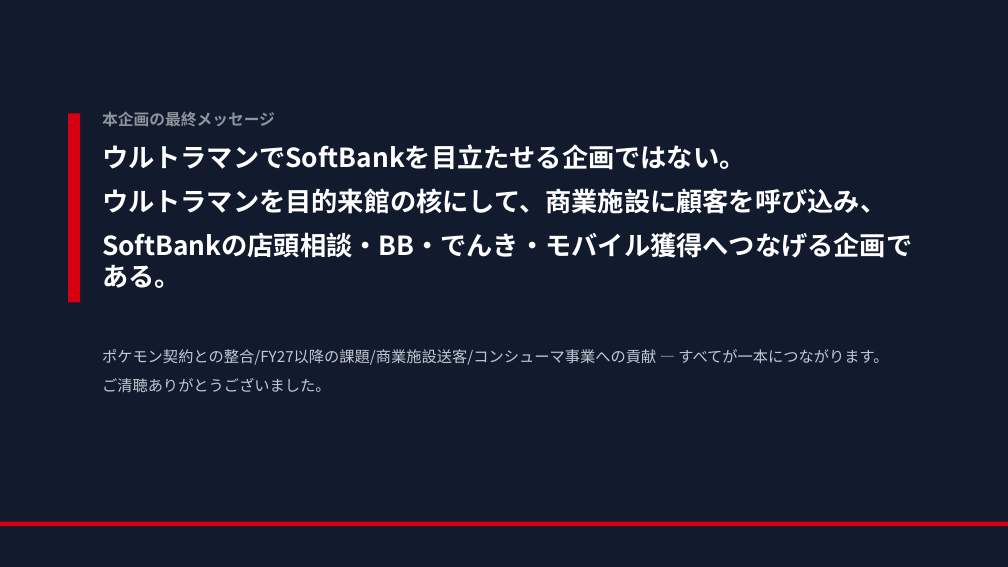
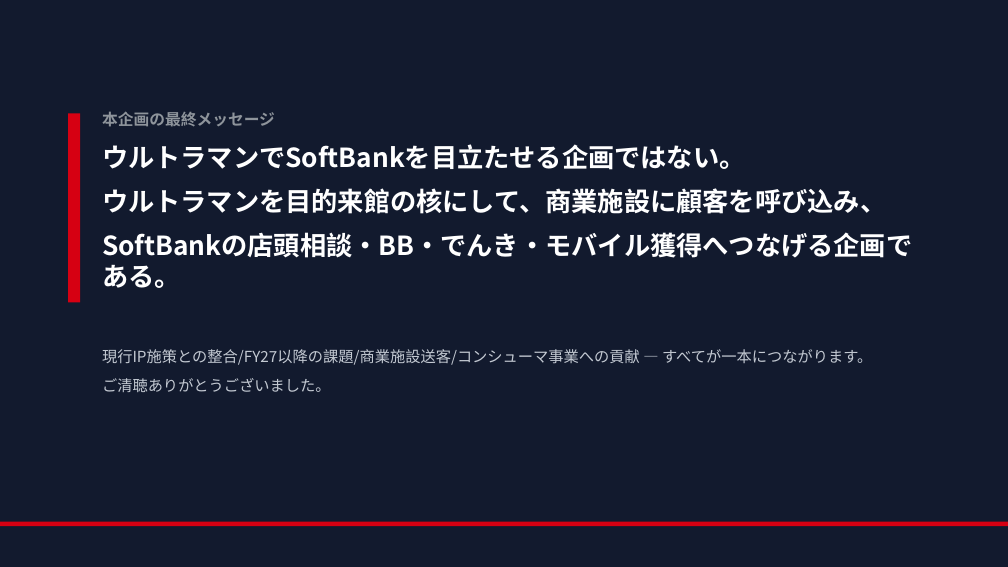
Before and after one commit to hayatoshintani-spe/kessho-lens, a slide deck: slide 29 of docs/proposals/softbank-ultraman-caravan/SoftBank_Ultraman_未来防衛隊キャラバン_提案資料.pptx. Drawn at 1008x567 pixels with LibreOffice and Linux fonts; fonts in the diff are those of the drawing. Boxes give left, top, right and bottom in pixels: in the first picture for what was removed or moved away, otherwise in the second. Text is boxed around its words. In the diff, an @@ line names an element or a change of style, - is before the commit and + after.

```diff
--- a/docs/proposals/softbank-ultraman-caravan/SoftBank_Ultraman_未来防衛隊キャラバン_提案資料.pptx
+++ b/docs/proposals/softbank-ultraman-caravan/SoftBank_Ultraman_未来防衛隊キャラバン_提案資料.pptx
@@ text at (102,349,872,365): text changed @@
-ポケモン契約との整合/FY27以降の課題/商業施設送客/コンシューマ事業への貢献 — すべてが一本につながります。
+現行IP施策との整合/FY27以降の課題/商業施設送客/コンシューマ事業への貢献 — すべてが一本につながります。
```
Also in this commit, not shown: 12 other slides changed, 1 other file.
